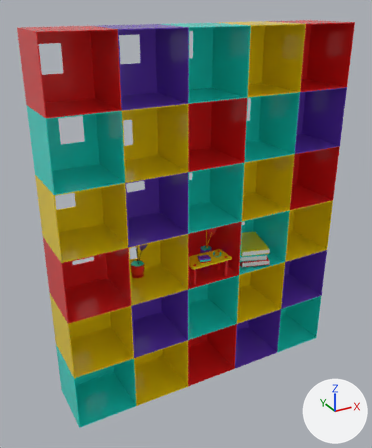
Renders of the glTF model static/explainer/v2/ttc-explainer-poc-static.glb from each side of a commit.
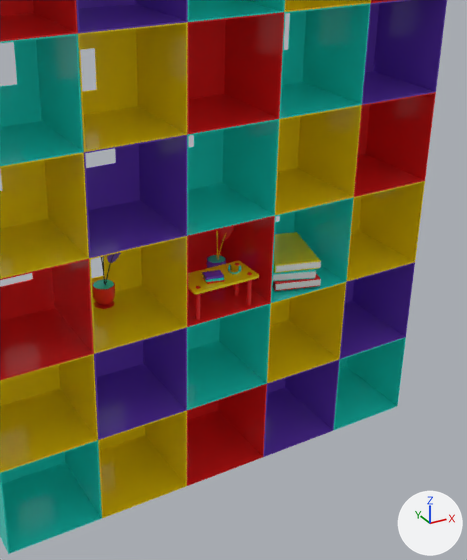
Old and new are each drawn whole from a camera (50 mm lens) standing at (-1.62, -2.75, 1.74) and looking at (-0.08, 0.05, 0.34) and again close up on the part from 20% to 96% of the width and 20% to 96% of the height. The lights are fixed; the arrows at lower right show +X, +Y and +Z. Where no turn or scale is listed for an object, it has been applied to the vertices.

The first close-up shows 'Cylinder 11', 'Cylinder 11 - baked', 'Cylinder 12', 'Cylinder 13', 'Cylinder 14.002', 'Cylinder 15', 'outer - baked 1', 'outer - baked 15', 'outer - baked 18', 'outer - baked 19', 'outer - baked 20', 'outer - baked 21', 'outer - baked 22', 'outer - baked 4', 'outer - baked 5', 'outer - baked 6', 'outer - baked 8', 'outer - baked 9'.
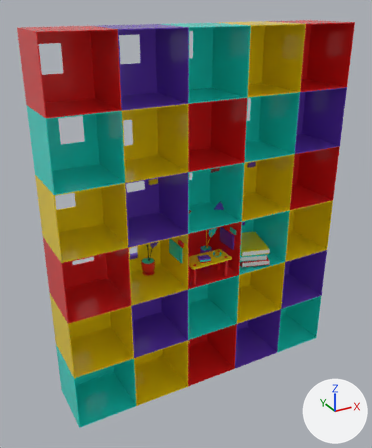
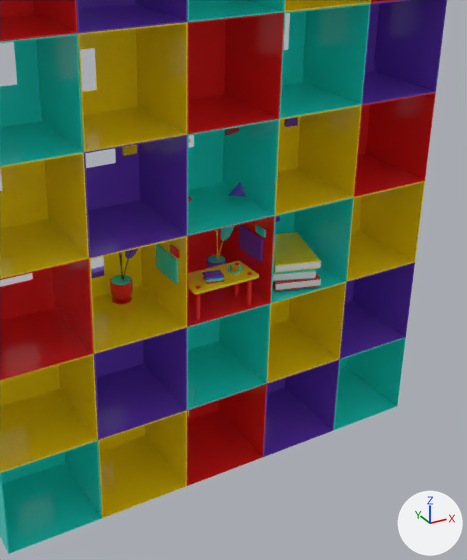
Pixel boxes (x1, y1, x2, y2) of what changed, in the close-ups (467 x 560 px):
'Cylinder 11 - baked', moved: before (92, 279, 115, 305); after (110, 275, 133, 301)
'Box 9', added (purple): after (239, 225, 263, 262)
'Box 12', added: after (156, 244, 178, 284)
'Cylinder 11', moved: before (93, 279, 114, 289); after (111, 275, 131, 285)
'Cylinder 12', moved: before (94, 301, 114, 309); after (112, 296, 132, 304)
'Cylinder 14.002', moved: before (107, 252, 121, 263); after (125, 248, 138, 259)
'Cone 4', added: after (228, 182, 246, 197)
'Box 17', added: after (122, 145, 137, 156)
'bottom.004', added: after (91, 266, 104, 278)
'Box 20', added: after (284, 117, 298, 127)
'Box 11', added: after (255, 225, 266, 237)
'Box 13', added: after (170, 245, 180, 258)
'Cone 3', added: after (224, 127, 239, 136)
'Cylinder 13', moved: before (106, 254, 114, 283); after (123, 250, 132, 279)
'Cylinder 15', moved: before (101, 257, 106, 285); after (119, 253, 124, 281)
'bottom.005', added: after (276, 216, 280, 222)

Diff of the bpy script that builds the scene:
```diff
--- a/static/explainer/v2/ttc-explainer-poc-static.glb.py
+++ b/static/explainer/v2/ttc-explainer-poc-static.glb.py
@@ ob_cylinder_15 @@
 ob_cylinder_15 = bpy.data.objects.new('Cylinder 15', me_mesh_0)
-ob_cylinder_15.location = (-0.41, 0.103, 0.08)
+ob_cylinder_15.location = (-0.33, 0.103, 0.08)
@@ ob_cylinder_11___baked @@
 ob_cylinder_11___baked = bpy.data.objects.new('Cylinder 11 - baked', me_mesh_4)
-ob_cylinder_11___baked.location = (-0.416, 0.117, 0.011)
+ob_cylinder_11___baked.location = (-0.336, 0.117, 0.011)
@@ ob_cylinder_12 @@
 ob_cylinder_12 = bpy.data.objects.new('Cylinder 12', me_mesh_5)
-ob_cylinder_12.location = (-0.416, 0.117, 0.006)
+ob_cylinder_12.location = (-0.336, 0.117, 0.006)
@@ ob_cylinder_11 @@
 ob_cylinder_11 = bpy.data.objects.new('Cylinder 11', me_mesh_6)
-ob_cylinder_11.location = (-0.416, 0.117, 0.078)
+ob_cylinder_11.location = (-0.336, 0.117, 0.078)
@@ ob_cylinder_13 @@
 ob_cylinder_13 = bpy.data.objects.new('Cylinder 13', me_mesh_7)
-ob_cylinder_13.location = (-0.403, 0.119, 0.094)
+ob_cylinder_13.location = (-0.323, 0.119, 0.094)
@@ ob_cylinder_14_002 @@
 ob_cylinder_14_002 = bpy.data.objects.new('Cylinder 14.002', me_mesh_8)
-ob_cylinder_14_002.location = (-0.361, 0.113, 0.247)
+ob_cylinder_14_002.location = (-0.281, 0.113, 0.247)
@@ ob_door_001 @@
+ob_door_001 = bpy.data.objects.new('door.001', me_mesh_36_1)  # 45 vertices, 86 faces; spans x -0.075..0.075, y -0.02..0.02, z 0.0..0.32; in mat_yellow (yellow #ffdd10)
+ob_door_001.location = (-0.05, 0.198, -0.76)
@@ ob_bottom_005 @@
+ob_bottom_005 = bpy.data.objects.new('bottom.005', me_mesh_35_1)  # a box spanning x -0.095..0.095, y -0.02..0.02, z 0.0..0.03; in mat_purple (purple #7244c8)
+ob_bottom_005.location = (0.44, 0.218, 0.147)
@@ ob_bottom_004 @@
+ob_bottom_004 = bpy.data.objects.new('bottom.004', me_mesh_35_1.copy())
+ob_bottom_004.location = (-0.45, 0.217, 0.087)
@@ ob_cone_3 @@
+ob_cone_3 = bpy.data.objects.new('Cone 3', me_mesh_19_1)  # 66 vertices, 128 faces; spans x -0.0315..0.0315, y -0.0259..0.0381, z -0.0501..0.0202; in mat_red (red #f02424)
+ob_cone_3.location = (0.13, 0.02, 0.72)
@@ ob_cone_4 @@
+ob_cone_4 = bpy.data.objects.new('Cone 4', me_mesh_17_1)  # 66 vertices, 128 faces; spans x -0.0477..0.0216, y -0.028..0.0316, z -0.0296..0.0286; in mat_purple (purple #7244c8)
+ob_cone_4.location = (0.13, -0.07, 0.48)
@@ ob_box_13 @@
+ob_box_13 = bpy.data.objects.new('Box 13', me_mesh_15_1)  # a box spanning x -0.0053..0.0053, y -0.0317..0.0317, z 0.0..0.0317; in mat_red (red #f02424)
+ob_box_13.location = (-0.208, -0.12, 0.285)
@@ ob_box_11 @@
+ob_box_11 = bpy.data.objects.new('Box 11', me_mesh_14_1)  # a box spanning x -0.0053..0.0053, y -0.0317..0.0317, z 0.0..0.0317; in mat_blue (cyan #25e9d9)
+ob_box_11.location = (0.192, -0.12, 0.285)
@@ ob_box_12 @@
+ob_box_12 = bpy.data.objects.new('Box 12', me_mesh_11_1)  # a box spanning x -0.005..0.005, y -0.085..0.085, z 0.0..0.106; in mat_blue (cyan #25e9d9)
+ob_box_12.location = (-0.208, -0.05, 0.165)
@@ ob_box_9 @@
+ob_box_9 = bpy.data.objects.new('Box 9', me_mesh_10_1)  # a box spanning x -0.005..0.005, y -0.085..0.085, z 0.0..0.106; in mat_purple (purple #7244c8)
+ob_box_9.location = (0.192, -0.05, 0.165)
@@ ob_box_20 @@
+ob_box_20 = bpy.data.objects.new('Box 20', me_mesh_9_1)  # a box spanning x -0.03..0.03, y -0.008..0.008, z 0.0..0.07; in mat_purple (purple #7244c8)
+ob_box_20.location = (0.54, 0.183, 0.617)
@@ ob_box_17 @@
+ob_box_17 = bpy.data.objects.new('Box 17', me_mesh_7_1)  # a box spanning x -0.03..0.03, y -0.008..0.008, z 0.0..0.07; in mat_yellow (yellow #ffdd10)
+ob_box_17.location = (-0.25, 0.183, 0.617)
```
